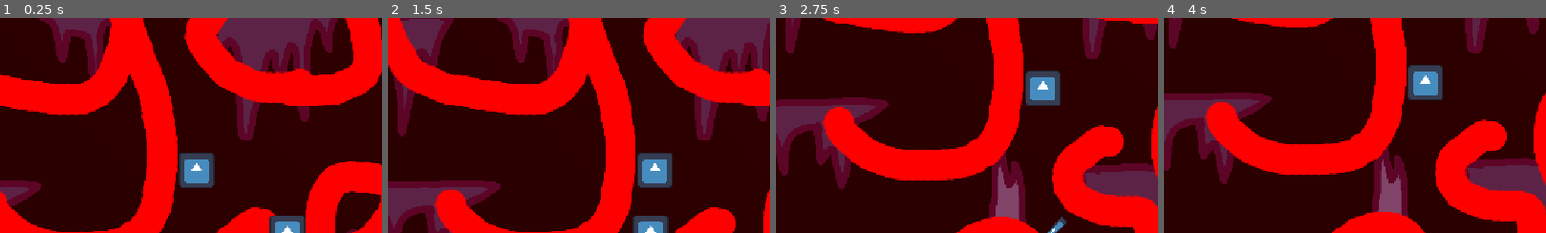
Above: before the commit, frames 1-4 (left to right).
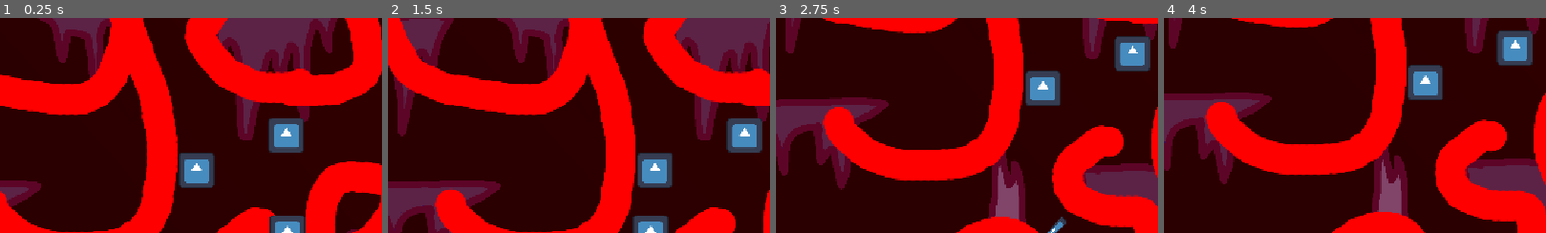
Above: after the commit, the same moments.

Repository: 3dplays5/Null-Rush
Game: Godot game, scene res://testlevel.tscn
The game is run twice, just before and just after one commit, with the same random seed, the same clock (stepped at 60 frames per second) and the same inputs. The engine's default icon, where the game draws it, is replaced by a stand-in: a white triangle on a blue panel in a dark square.
Inputs (mouse positions are % of the whole screen's width and height, from its top left):
- Up to frame 1 (0.25 s): no input
- Up to frame 2 (1.5 s): tap Enter at 0.5 s; move the mouse to (72, 45) at 0.52 s; hold A (A) 0.53-1.28 s; tap D (D) at 0.8, 1.35 s; move the mouse to (30, 55) at 1.27 s
- Up to frame 3 (2.75 s): tap S (S) at 1.55 s; move the mouse to (60, 28) at 2.02 s; hold S (S) from 2.03 s (still down); tap A (A) at 2.3 s
- Up to frame 4 (4 s): move the mouse to (45, 70) at 2.77 s; release S (S) at 2.78 s; tap A (A) at 2.85 s; tap D (D) at 3.05 s; tap Space at 3.5 s; move the mouse to (80, 65) at 3.52 s; hold D (D) from 3.53 s (still down); tap S (S) at 3.8 s
The pictures show only the part of the screen within x 12-62%, y 0-50%; the shares and areas given below are measured in that part.

The runs differ from the first frame. In frame 1, 1.5% of the frame differs, in the area x 70-80%, y 46-63%; in frame 2, 1.5%; in frame 3, 1.5%, in the area x 88-98%, y 8-25%; in frame 4, 1.5%.

Commit message:
not work enemy not break code

Diff:
--- a/bullet.tscn
+++ b/bullet.tscn
@@ -3,7 +3,7 @@
 [ext_resource type="Script" uid="uid://d1ao2i2di7pby" path="res://bullet.gd" id="1_v7oki"]
 [ext_resource type="Texture2D" uid="uid://bjrerfpwcvxa5" path="res://icon.svg" id="2_v8qja"]
 
-[node name="bullet" type="Area2D" unique_id=1915583212]
+[node name="bullet" type="Area2D" unique_id=1915583212 groups=["bullet"]]
 scale = Vector2(0.26050422, 0.2)
 script = ExtResource("1_v7oki")
 
--- /dev/null
+++ b/enemy.gd
@@ -0,0 +1,16 @@
+extends CharacterBody2D
+
+const SPEED: float = 75.0
+
+func _physics_process(delta: float) -> void:
+
+
+	move_and_slide()
+
+
+
+func _on_area_2d_area_entered(area: Area2D) -> void:
+		print("HIT")
+		if area.is_in_group("bullet"):
+			print("HIT")
+			queue_free()
--- /dev/null
+++ b/enemy.tscn
@@ -0,0 +1,21 @@
+[gd_scene format=3 uid="uid://bpbmba5opnoyg"]
+
+[ext_resource type="Script" uid="uid://duhacwxphxigt" path="res://enemy.gd" id="1_4gyqm"]
+[ext_resource type="Texture2D" uid="uid://bjrerfpwcvxa5" path="res://icon.svg" id="1_7k104"]
+
+[sub_resource type="RectangleShape2D" id="RectangleShape2D_7xlk3"]
+size = Vector2(129, 127)
+
+[node name="CharacterBody2D" type="CharacterBody2D" unique_id=1322628270]
+script = ExtResource("1_4gyqm")
+
+[node name="Sprite2D" type="Sprite2D" parent="." unique_id=1808173177]
+texture = ExtResource("1_7k104")
+
+[node name="Area2D" type="Area2D" parent="." unique_id=1593443429]
+
+[node name="CollisionShape2D" type="CollisionShape2D" parent="Area2D" unique_id=240238052]
+position = Vector2(0.5, -0.5)
+shape = SubResource("RectangleShape2D_7xlk3")
+
+[connection signal="area_entered" from="Area2D" to="." method="_on_area_2d_area_entered"]
--- /dev/null
+++ b/enemy_spawner.tscn
@@ -0,0 +1,7 @@
+[gd_scene format=3 uid="uid://c2j74gybbwi76"]
+
+[ext_resource type="PackedScene" uid="uid://bpbmba5opnoyg" path="res://enemy.tscn" id="1_ewhtn"]
+
+[node name="Enemy Spawner" type="Marker2D" unique_id=1046956312]
+
+[node name="Enemy" parent="." unique_id=664828235 instance=ExtResource("1_ewhtn")]
--- a/project.godot
+++ b/project.godot
@@ -23,6 +23,7 @@
 [global_group]
 
 player=""
+bullet=""
 
 [input]
 
--- a/testlevel.tscn
+++ b/testlevel.tscn
@@ -3,6 +3,7 @@
 [ext_resource type="PackedScene" uid="uid://by1ik032ikga1" path="res://ammo_crate.tscn" id="1_74kyy"]
 [ext_resource type="Texture2D" uid="uid://dwo5s7c3wihim" path="res://level1(1).png" id="1_pi5jr"]
 [ext_resource type="PackedScene" uid="uid://cm05idtueudek" path="res://player.tscn" id="1_w3snd"]
+[ext_resource type="PackedScene" uid="uid://bpbmba5opnoyg" path="res://enemy.tscn" id="4_kx2s4"]
 
 [node name="testlevel" type="Node2D" unique_id=2146338062]
 
@@ -22,3 +23,6 @@
 limit_right = 2543
 limit_bottom = 1310
 position_smoothing_enabled = true
+
+[node name="Enemy" parent="." unique_id=1322628270 instance=ExtResource("4_kx2s4")]
+position = Vector2(322, -125)
Not shown, added: enemy.gd.uid
